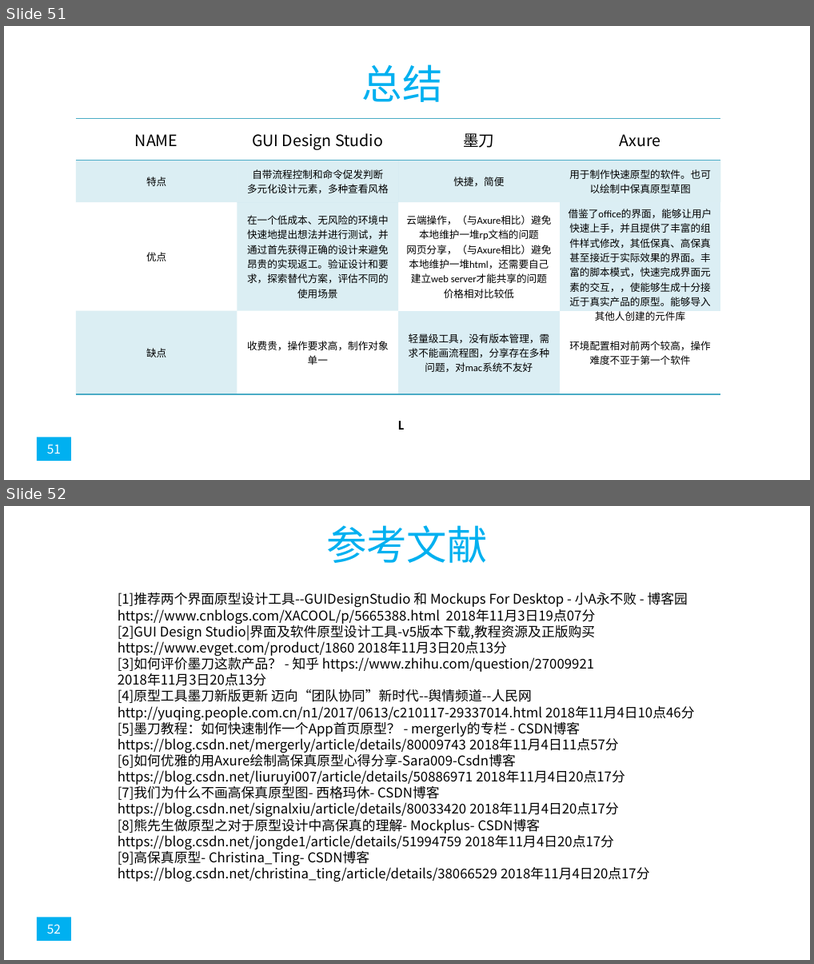
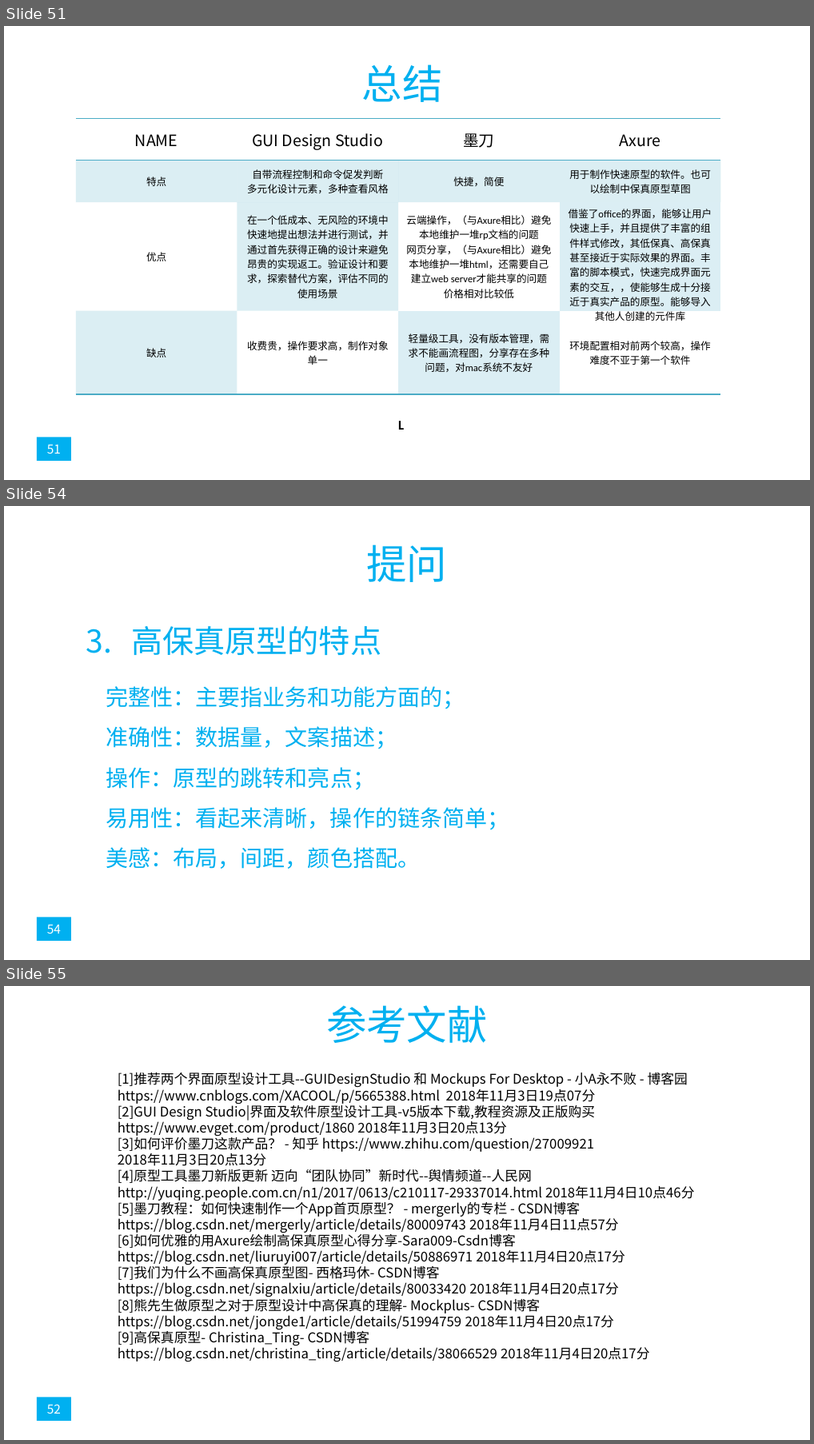
Before and after one commit to popopoi/PRD2018-G07, a slide deck: 非受控文档/翻转课堂PPT/PRD2018-G07-第七周翻转课堂PPT.pptx. Shown one above the other, each under a label of ours: slides 51 and 52 before the commit, slides 51, 54 and 55 after it; the slides between them are not shown. The pictures are 814x964 and 814x1444 pixels, drawn with LibreOffice and Linux fonts; fonts in the diff are those of the drawing. Boxes give left, top, right and bottom in pixels: in the first picture for what was removed or moved away, otherwise in the second. Text is boxed around its words. In the diff, an @@ line names an element or a change of style, - is before the commit and + after.

```diff
--- a/非受控文档/翻转课堂PPT/PRD2018-G07-第七周翻转课堂PPT.pptx
+++ b/非受控文档/翻转课堂PPT/PRD2018-G07-第七周翻转课堂PPT.pptx
@@ slide 54 added at bbox=[4, 506, 810, 960], background #FFFFFF @@
@@ title added at bbox=[367, 544, 448, 582], 36 pt, text #00B0F0 @@
+提问
@@ text added at bbox=[131, 626, 382, 655], 28 pt, text #00B0F0 @@
+3. 高保真原型的特点
@@ text added at bbox=[106, 686, 510, 868], 20 pt, text #00B0F0 @@
+完整性：主要指业务和功能方面的；
+准确性：数据量，文案描述；
+操作：原型的跳转和亮点；
+易用性：看起来清晰，操作的链条简单；
+美感：布局，间距，颜色搭配。
@@ rectangle added at bbox=[37, 916, 72, 940], fill #00B0F0, 11 pt, text #FFFFFF @@
+54
@@ what was slide 52 is now slide 55 @@
```
Also in this commit, not shown: 6 slides changed, 3 other slides added.
